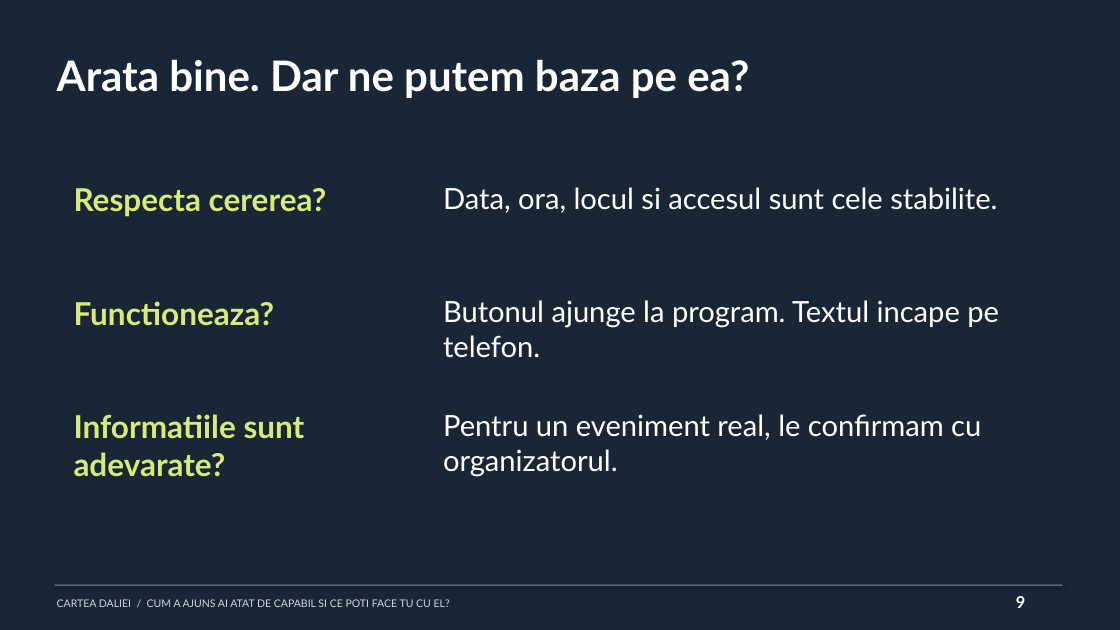
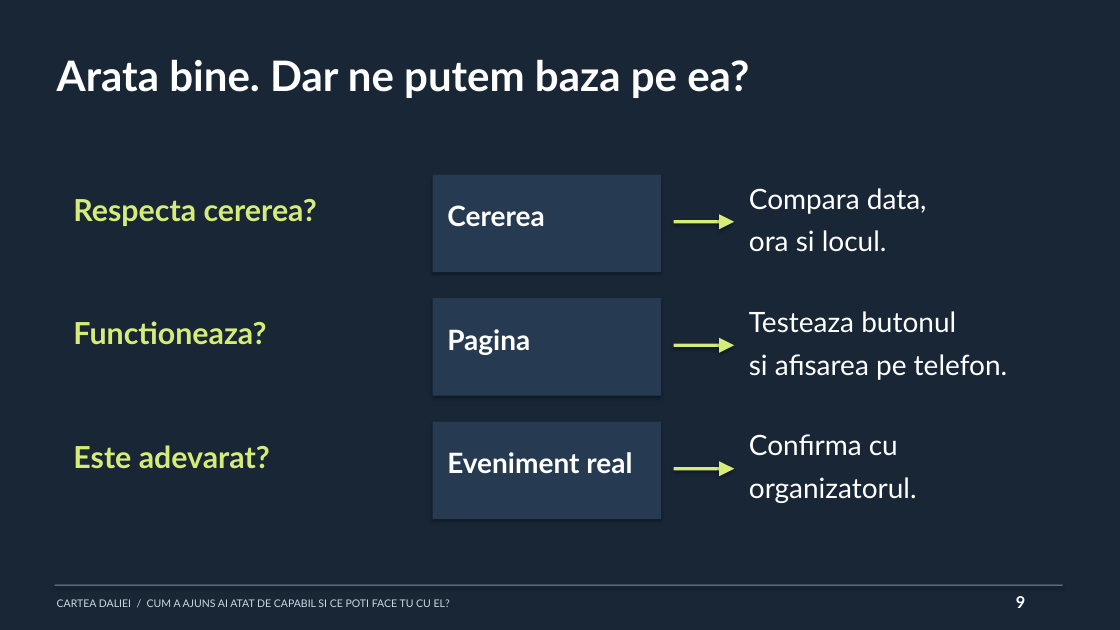
Before and after one commit to dragoshont/cartea-daliei-event-prep, a slide deck: slide 9 of downloads/cartea-daliei-ai.pptx. Drawn at 1120x630 pixels with LibreOffice and Linux fonts; fonts in the diff are those of the drawing. Boxes give left, top, right and bottom in pixels: in the first picture for what was removed or moved away, otherwise in the second. Text is boxed around its words. In the diff, an @@ line names an element or a change of style, - is before the commit and + after.

```diff
--- a/downloads/cartea-daliei-ai.pptx
+++ b/downloads/cartea-daliei-ai.pptx
@@ rectangle added at <box>433,175,661,272</box>, fill #263B51 @@
@@ text "Respecta cererea?": place and size @@
-text "Respecta cererea?" at <box>74,188,327,217</box>
+text "Respecta cererea?" at <box>73,199,317,226</box>
@@ text "Respecta cererea?" at <box>73,199,317,226</box>: size 27 to 26 pt @@
@@ text added at <box>447,205,544,227</box>, 24 pt, text #FFFFFF, bold @@
+Cererea
@@ text at <box>749,188,927,252</box>: text changed; size 25 to 24 pt @@
-Data, ora, locul si accesul sunt cele stabilite.
+Compara data,
+ora si locul.
@@ rectangle added at <box>674,220,727,223</box>, fill #D6EC79 @@
@@ triangle added at <box>719,214,734,229</box>, fill #D6EC79 @@
@@ rectangle added at <box>433,298,661,396</box>, fill #263B51 @@
@@ text "Functioneaza?" at <box>73,321,266,345</box>: size 27 to 26 pt @@
@@ text "Functioneaza?": place and size @@
-text "Functioneaza?" at <box>74,301,275,326</box>
+text "Functioneaza?" at <box>73,321,266,345</box>
@@ text added at <box>447,329,530,355</box>, 24 pt, text #FFFFFF, bold @@
+Pagina
@@ text at <box>749,311,1008,380</box>: text changed; size 25 to 24 pt @@
-Butonul ajunge la program. Textul incape pe telefon.
+Testeaza butonul
+si afisarea pe telefon.
@@ rectangle added at <box>674,344,727,347</box>, fill #D6EC79 @@
@@ triangle added at <box>719,338,734,353</box>, fill #D6EC79 @@
@@ text removed at <box>74,414,305,477</box> @@
-Informatiile sunt adevarate?
@@ text removed at <box>443,414,981,476</box> @@
-Pentru un eveniment real, le confirmam cu organizatorul.
@@ text added at <box>73,445,270,469</box>, 26 pt, text #D6EC79, bold @@
+Este adevarat?
@@ rectangle added at <box>433,422,661,519</box>, fill #263B51 @@
@@ text added at <box>749,434,917,503</box>, 24 pt, text #FFFFFF @@
+Confirma cu
+organizatorul.
@@ text added at <box>447,452,632,474</box>, 24 pt, text #FFFFFF, bold @@
+Eveniment real
@@ rectangle added at <box>674,467,727,471</box>, fill #D6EC79 @@
@@ triangle added at <box>719,461,734,476</box>, fill #D6EC79 @@
```
Also in this commit, not shown: 4 other slides changed, 8 other files.
